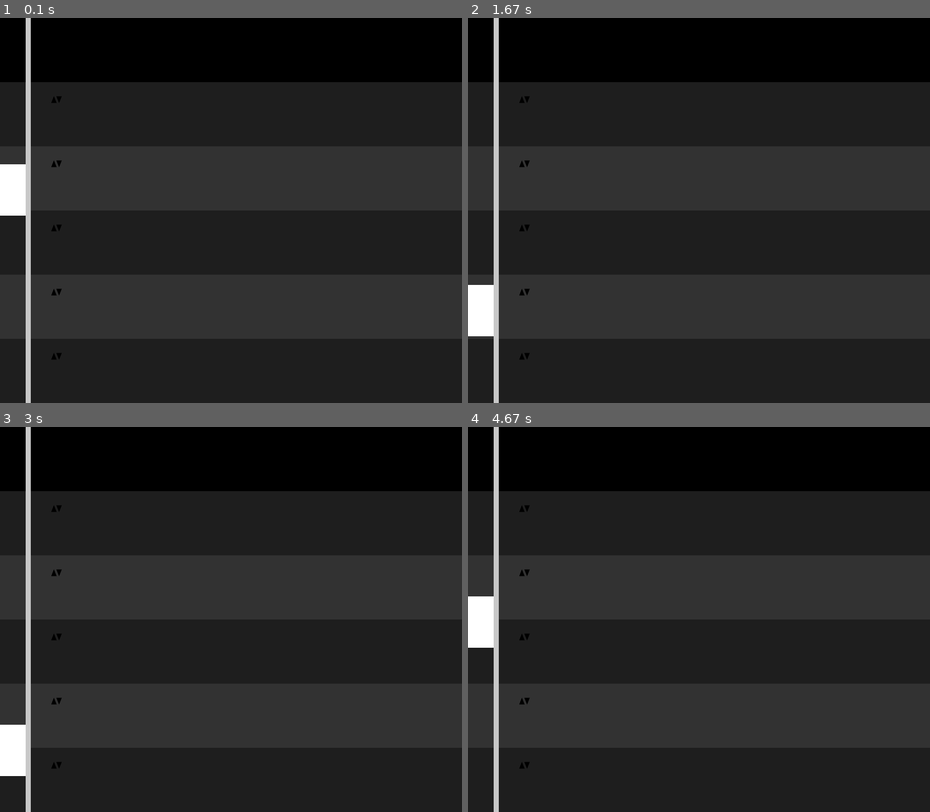
Above: before the commit, frames 1-4 (two rows, left to right).
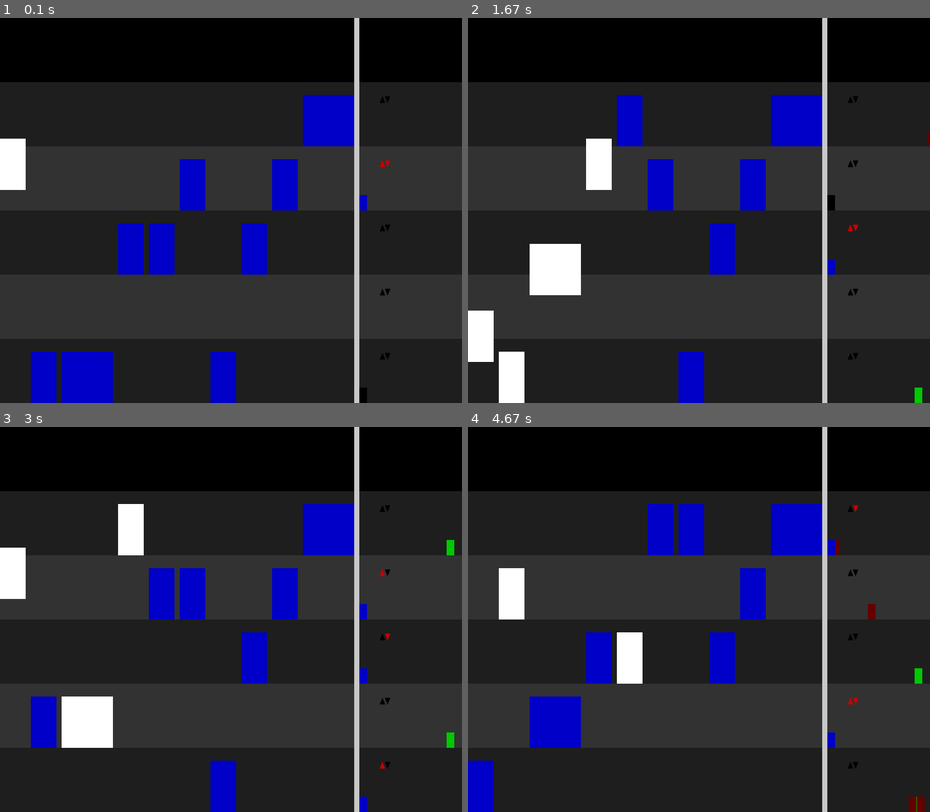
Above: after the commit, the same moments.

Repository: niklasdhein/EiP-Praktium-Aufzugssimulation
Game: pygame game, started from simulation.py
Same seed, same stepped clock (60 frames per second), same inputs: the game is played once before the commit and once after it.
Inputs:
- Up to frame 1 (0.1 s): no input
- Up to frame 2 (1.67 s): no input
- Up to frame 3 (3 s): no input
- Up to frame 4 (4.67 s): no input

The runs differ from the first frame. In frame 1, 11% of the frame differs, in the area x 0-85%, y 0-100%; in frame 2, 12%; in frame 3, 12%; in frame 4, 12%, in the area x 0-99%, y 0-100%.

Commit message:
gui korrekt drin

Diff:
--- a/elevator_controller.py
+++ b/elevator_controller.py
@@ -66,8 +66,12 @@
             )
 
             # instantiate the pygame part
-            random_elevator.graphics = pygame.Rect(offset_x, self.building.bottom_y - self.building.levels[0].background_gfx.height\
-                * 3 - 200, random_elevator.width, 200)
+            random_elevator.graphics = pygame.Rect(
+                offset_x,
+                self.building.bottom_y - self.building.levels[0].background_gfx.height\
+                * random.randint(0, self.building.level_count-1) - 200,
+                random_elevator.width,
+                200)
             offset_x += random_elevator.width + margin_x
 
             self.elevators.append(random_elevator)
--- a/passenger.py
+++ b/passenger.py
@@ -17,7 +17,7 @@
         self.patience = patience
 
         self.walk_target_x = self.current_level.building.elevator_controller.get_total_elevators_width() + 20
-        self.walk_speed = walk_speed * speed_multiplier
+        self.walk_speed = walk_speed
         self.walk_direction = -1
 
         self.states = {
--- a/simulation.py
+++ b/simulation.py
@@ -12,13 +12,13 @@
 # === simulation method(s) ===
 
 def start_simulation(
-    elevator_count: int=1,
+    elevator_count: int=10,
     level_count: int=5,
     big_elevator_spawn_probability: float=0.3,
-    elevator_mode: str="random",        # todo
-    passenger_spawn_chance: float=0.1,
+    elevator_mode: str="algorithm",     # algorithm, random, pingpong
+    passenger_spawn_chance: float=100,    # probability / second
     passenger_patience: int=25,         # seconds
-    speed_multiplier: int=3
+    speed_multiplier: int=100
     ) -> None:
 
     # == pre sim stuff ==
